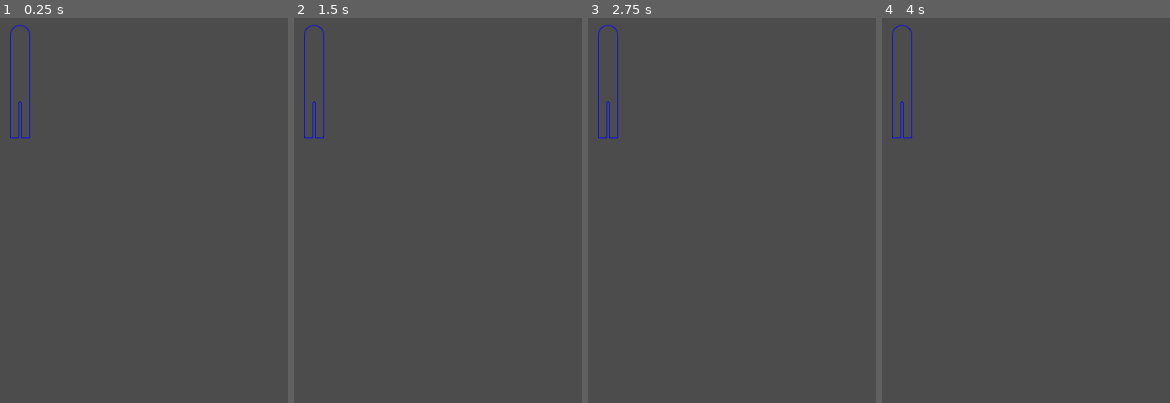
Above: before the commit, frames 1-4 (left to right).
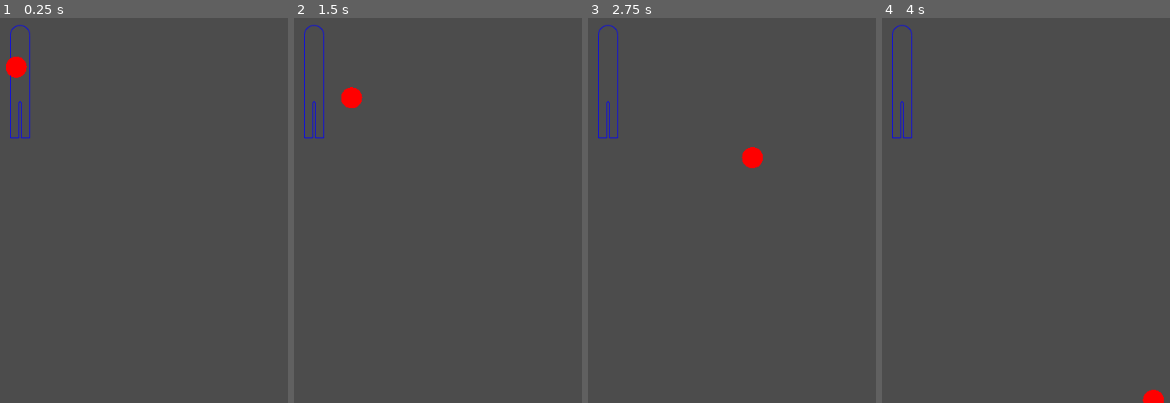
Above: after the commit, the same moments.

Repository: RoloDMonkey/moonshot
Game: Godot game, scene res://Tests/Shooter.tscn
The game is run twice, just before and just after one commit, with the same random seed, the same clock (stepped at 60 frames per second) and the same inputs. This scene is started directly instead of the project's main scene.
Inputs:
- Up to frame 1 (0.25 s): no input
- Up to frame 2 (1.5 s): no input
- Up to frame 3 (2.75 s): no input
- Up to frame 4 (4 s): no input

The runs differ from the first frame. In frame 1, 0.3% of the frame differs, in the area x 2-10%, y 9-16%; in frame 2, 0.3%; in frame 3, 0.3%; in frame 4, 0.2%.

Commit message:
- cleaning up scripts - setting default z-index of bumpers to 1 - stopping work on shooter test until tomorrow

Diff:
--- a/Mechanical/Ball.gd
+++ b/Mechanical/Ball.gd
@@ -1,22 +1,10 @@
 extends KinematicBody2D
 
-
-# Declare member variables here. Examples:
-# var a = 2
-# var b = "text"
+# Ball
 
 export (int) var gravity = 150
 
 var velocity = Vector2()
-
-# Called when the node enters the scene tree for the first time.
-func _ready():
-	pass # Replace with function body.
-
-
-# Called every frame. 'delta' is the elapsed time since the previous frame.
-#func _process(delta):
-#	pass
 
 func _draw():
 	draw_circle(Vector2(0,0), 13.5, Color(ColorN("red", 1)))
@@ -26,7 +14,8 @@
 
 	var collision = move_and_collide(velocity * delta)
 	if collision:
-		var speed = 1;
-		if collision.collider.has_method("get_push_multiplier"):
-			speed = collision.collider.get_push_multiplier()
-		velocity = collision.normal * speed;
+		if collision.collider.has_method("get_push_speed"):
+			var push_speed = collision.collider.get_push_speed()
+			velocity = collision.normal * push_speed
+		else:
+			velocity = velocity.bounce(collision.normal)
--- a/Mechanical/Bumper.gd
+++ b/Mechanical/Bumper.gd
@@ -1,23 +1,11 @@
 extends StaticBody2D
 
-
-# Declare member variables here. Examples:
-# var a = 2
-# var b = "text"
+# Bumper
 
 export var push_speed = 400
-
-# Called when the node enters the scene tree for the first time.
-func _ready():
-	pass # Replace with function body.
-
-
-# Called every frame. 'delta' is the elapsed time since the previous frame.
-#func _process(delta):
-#	pass
 
 func _draw():
 	draw_circle(Vector2(0,0), 38, Color(ColorN("blue", 1)))
 
-func get_push_multiplier():
+func get_push_speed():
 	return push_speed
--- a/Mechanical/Bumper.tscn
+++ b/Mechanical/Bumper.tscn
@@ -5,12 +5,13 @@
 [sub_resource type="PhysicsMaterial" id=1]
 friction = 0.05
 rough = true
-bounce = 1.0
+bounce = 0.1
 
 [sub_resource type="CircleShape2D" id=2]
 radius = 26.0
 
 [node name="Bumper" type="StaticBody2D"]
+z_index = 1
 physics_material_override = SubResource( 1 )
 script = ExtResource( 1 )
 
--- a/Mechanical/Shooter.gd
+++ b/Mechanical/Shooter.gd
@@ -1,19 +1,6 @@
-extends Node2D
+extends StaticBody2D
 
-
-# Declare member variables here. Examples:
-# var a = 2
-# var b = "text"
-
-
-# Called when the node enters the scene tree for the first time.
-func _ready():
-	pass # Replace with function body.
-
-
-# Called every frame. 'delta' is the elapsed time since the previous frame.
-#func _process(delta):
-#	pass
+# Shooter
 
 func _draw():
 	var line_color = Color(ColorN("blue", 1))
@@ -25,3 +12,6 @@
 	draw_line(Vector2(1.5, 85), Vector2(1.5, 40), line_color, 1.0, true)
 	draw_arc(Vector2(0, -46.5), 12.5, PI * -1, 0, 25, line_color, 1.0, true)
 	draw_arc(Vector2(0, 40), 1.5, PI * -1, 0, 3, line_color, 1.0, true)
+
+#func get_bounce():
+#	return self.bounce
--- a/Mechanical/Shooter.tscn
+++ b/Mechanical/Shooter.tscn
@@ -1,6 +1,9 @@
-[gd_scene load_steps=4 format=2]
+[gd_scene load_steps=5 format=2]
 
 [ext_resource path="res://Mechanical/Shooter.gd" type="Script" id=1]
+
+[sub_resource type="PhysicsMaterial" id=3]
+bounce = 0.5
 
 [sub_resource type="CircleShape2D" id=1]
 radius = 6.0
@@ -8,13 +11,14 @@
 [sub_resource type="CircleShape2D" id=2]
 radius = 6.0
 
-[node name="Shooter" type="Node2D"]
+[node name="Shooter" type="StaticBody2D"]
+physics_material_override = SubResource( 3 )
 script = ExtResource( 1 )
 
-[node name="CollisionShape2D" type="CollisionShape2D" parent="."]
+[node name="Left Guide" type="CollisionShape2D" parent="."]
 position = Vector2( -12.5, 85 )
 shape = SubResource( 1 )
 
-[node name="CollisionShape2D2" type="CollisionShape2D" parent="."]
+[node name="Right Guide" type="CollisionShape2D" parent="."]
 position = Vector2( 12.5, 85 )
 shape = SubResource( 2 )
--- a/Tests/One Bumper.tscn
+++ b/Tests/One Bumper.tscn
@@ -7,7 +7,6 @@
 
 [node name="Bumper" parent="." instance=ExtResource( 1 )]
 position = Vector2( 116.044, 145.896 )
-z_index = 1
 
 [node name="Ball" parent="." instance=ExtResource( 2 )]
 position = Vector2( 117.725, 40.7835 )
--- a/Tests/Shooter.tscn
+++ b/Tests/Shooter.tscn
@@ -1,8 +1,12 @@
-[gd_scene load_steps=2 format=2]
+[gd_scene load_steps=3 format=2]
 
 [ext_resource path="res://Mechanical/Shooter.tscn" type="PackedScene" id=1]
+[ext_resource path="res://Mechanical/Ball.tscn" type="PackedScene" id=2]
 
 [node name="Node" type="Node"]
 
 [node name="Shooter" parent="." instance=ExtResource( 1 )]
 position = Vector2( 50, 175 )
+
+[node name="Ball" parent="." instance=ExtResource( 2 )]
+position = Vector2( 45.1001, 164.309 )
Not shown: 1 places in Mechanical/Ball.tscn that only renumber resources
